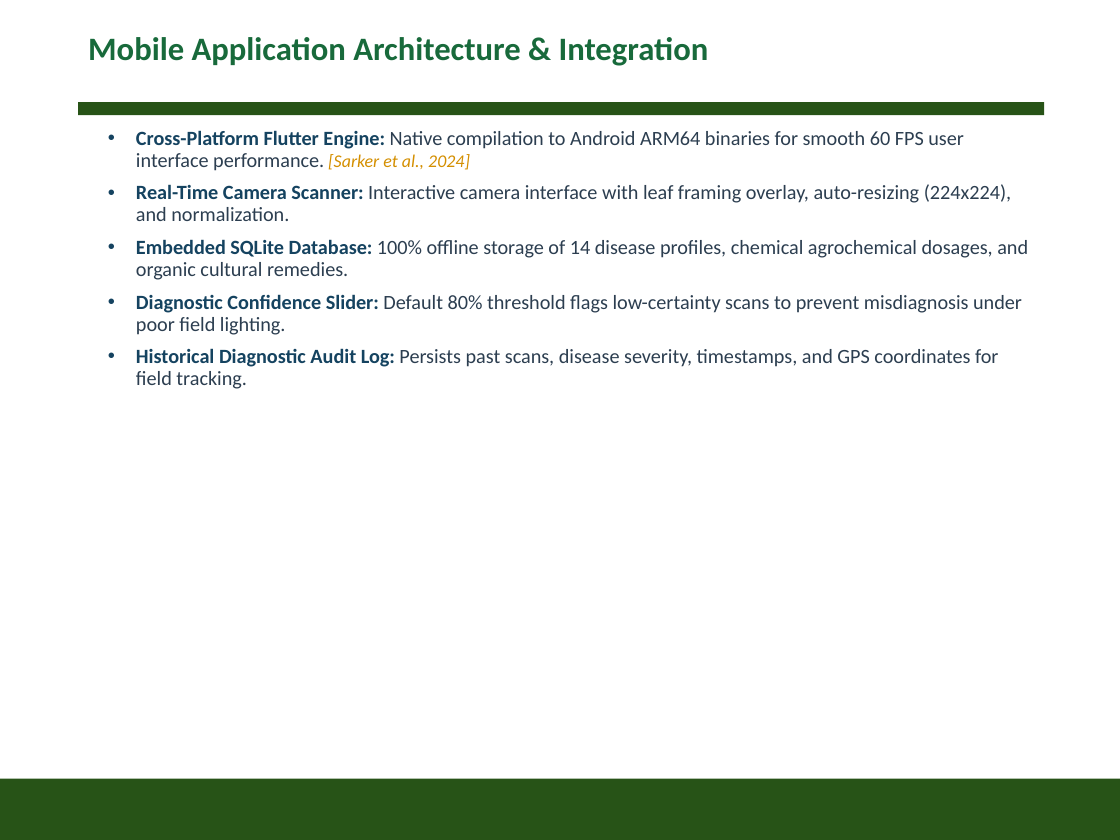
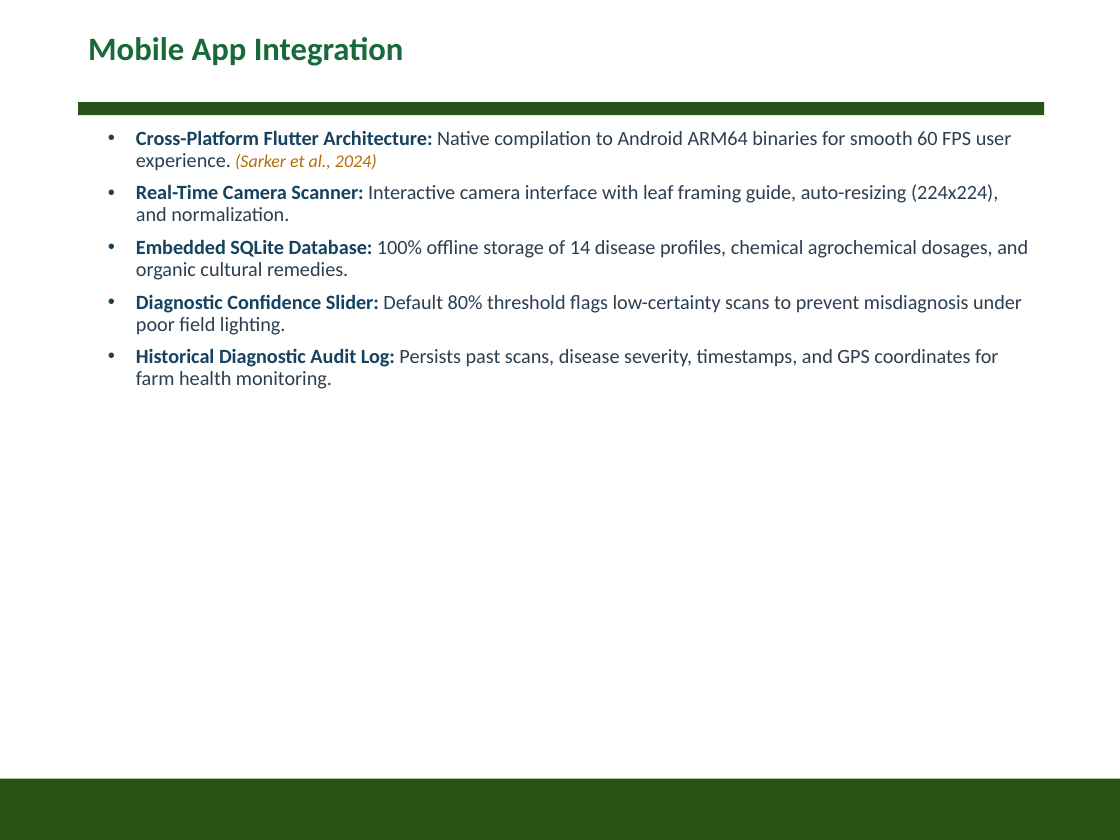
Before and after one commit to Linkindadaba/crop-disease-detection-app-tomato-maize-, a slide deck: slide 15 of crop_disease_detection_final_presentation.pptx. Drawn at 1120x840 pixels with LibreOffice and Linux fonts; fonts in the diff are those of the drawing; background and template pictures are left out. Boxes give left, top, right and bottom in pixels: in the first picture for what was removed or moved away, otherwise in the second. Text is boxed around its words. In the diff, an @@ line names an element or a change of style, - is before the commit and + after.

Commit message:
Strictly align defense presentation with user outline: Problem Study, Research Gap (cited), Objectives, Methodology (diagram), Dataset & Augmentation (sample grid), Model & Triplet Attention (module diagram), Training Strategy (curves), Results & Metrics (confusion matrix & F1), Mobile App Integration (screenshots), Grad-CAM Heatmaps (maximized grid), Conclusion & Recommendations, and References

```diff
--- a/crop_disease_detection_final_presentation.pptx
+++ b/crop_disease_detection_final_presentation.pptx
@@ title at <box>88,37,404,66</box>: text changed @@
-Mobile Application Architecture & Integration
+Mobile App Integration
@@ text at <box>136,130,1012,221</box>: text changed @@
-• Cross-Platform Flutter Engine: Native compilation to Android ARM64 binaries for smooth 60 FPS user interface performance. [Sarker et al., 2024]
-• Real-Time Camera Scanner: Interactive camera interface with leaf framing overlay, auto-resizing (224x224), and normalization.
+• Cross-Platform Flutter Architecture: Native compilation to Android ARM64 binaries for smooth 60 FPS user experience. (Sarker et al., 2024)
+• Real-Time Camera Scanner: Interactive camera interface with leaf framing guide, auto-resizing (224x224), and normalization.
@@ text at <box>136,348,998,389</box>: text changed @@
-• Historical Diagnostic Audit Log: Persists past scans, disease severity, timestamps, and GPS coordinates for field tracking.
+• Historical Diagnostic Audit Log: Persists past scans, disease severity, timestamps, and GPS coordinates for farm health monitoring.
```
Also in this commit, not shown: 14 other slides changed, 1 other file.
